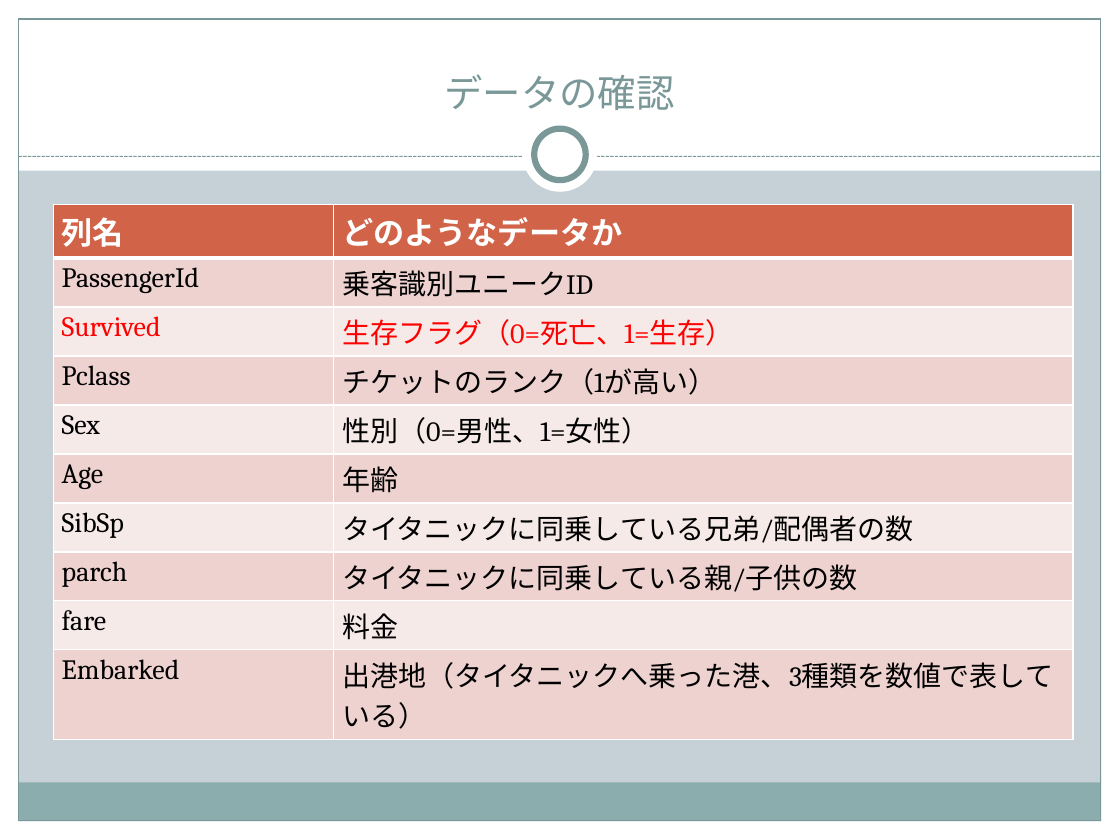
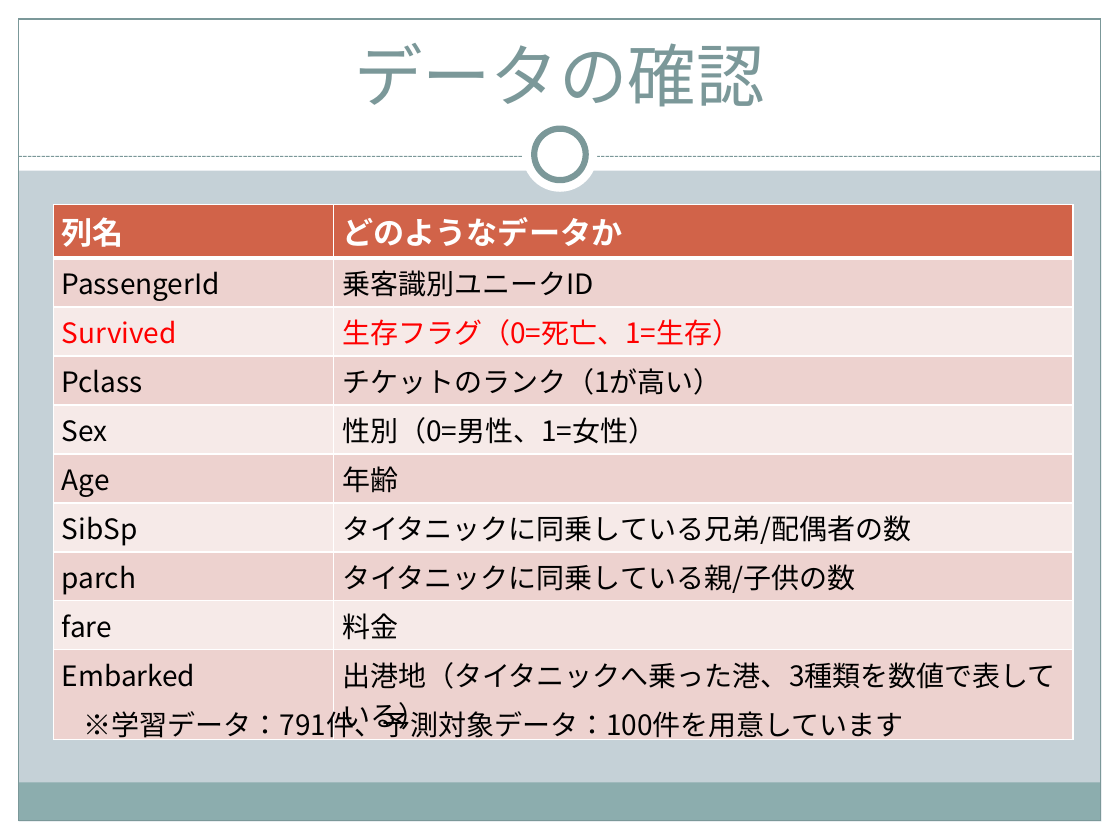
Before and after one commit to StudyGroupPT/1130, a slide deck: slide 6 of doc/勉強会_titanic.pptx. Drawn at 1120x840 pixels with LibreOffice and Linux fonts; fonts in the diff are those of the drawing. Boxes give left, top, right and bottom in pixels: in the first picture for what was removed or moved away, otherwise in the second. Text is boxed around its words. In the diff, an @@ line names an element or a change of style, - is before the commit and + after.

```diff
--- a/doc/勉強会_titanic.pptx
+++ b/doc/勉強会_titanic.pptx
@@ title "データの確認" at [354, 43, 765, 107]: size 24.8 to 44 pt, font Cambria to Noto Sans CJK JP @@
@@ table at [54, 205, 1073, 693] @@
@@ font Cambria to Noto Sans CJK JP @@
@@ text added at [84, 707, 904, 740], 18 pt, text #000000 @@
+※学習データ：791件、予測対象データ：100件を用意しています
```
Also in this commit, not shown: 13 other slides changed, 1 slide added.
